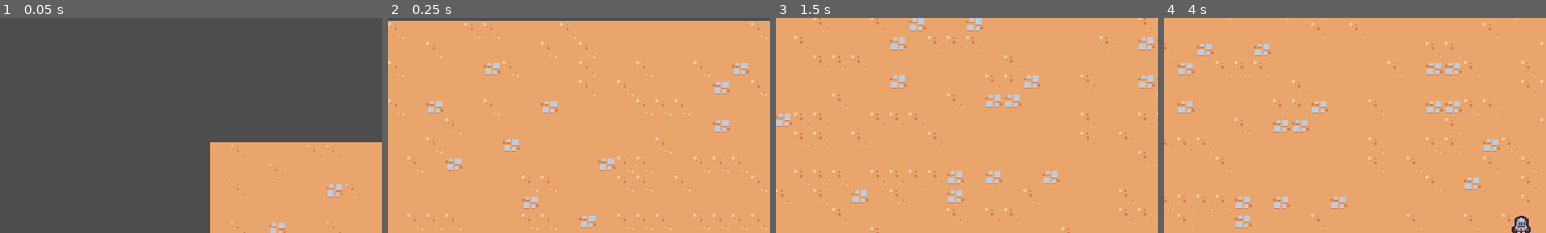
Above: before the commit, frames 1-4 (left to right).
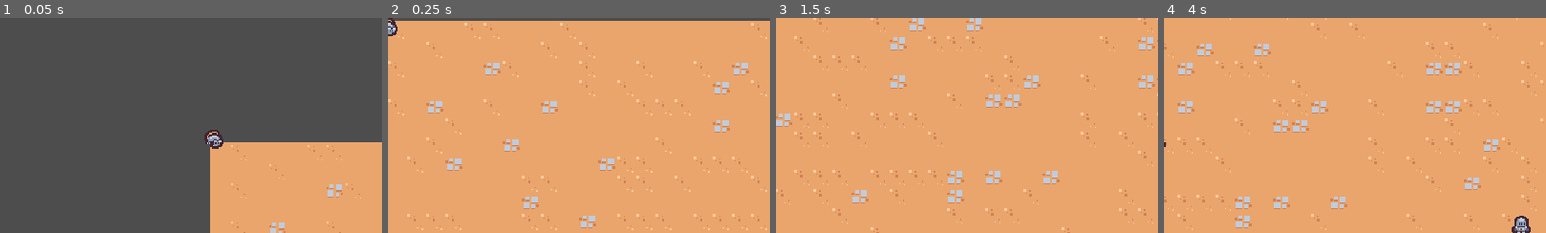
Above: after the commit, the same moments.

Repository: emyasnikov/2d-survivor-course
Game: Godot game, scene res://scenes/main/main.tscn
Two runs of this game, one before a commit and one after it. Both use one fixed random seed, a clock stepped at 60 frames per second and the inputs below.
Inputs:
- Up to frame 1 (0.05 s): no input
- Up to frame 2 (0.25 s): no input
- Up to frame 3 (1.5 s): hold D (move_right) 0.53-1.28 s; hold S (move_down) from 1.28 s (still down)
- Up to frame 4 (4 s): release S (move_down) at 2.03 s; hold D (move_right) 2.03-2.78 s; hold W (move_up) 2.78-3.53 s; hold A (move_left) from 3.53 s (still down)
The pictures show only the part of the screen within x 0-50%, y 0-50%; the shares and areas given below are measured in that part.

The runs differ from the first frame. In frame 1, 0.3% of the frame differs, in the area x 53-59%, y 52-61%; in frame 2, 0.2%; in frame 3, nothing differs; in frame 4, less than 0.1%.

Commit message:
Added basic enemy.

Diff:
--- /dev/null
+++ b/scenes/basic_enemy/basic_enemy.gd
@@ -0,0 +1,25 @@
+extends CharacterBody2D
+
+const MAX_SPEED = 75
+
+
+# Called when the node enters the scene tree for the first time.
+func _ready():
+    pass # Replace with function body.
+
+
+# Called every frame. 'delta' is the elapsed time since the previous frame.
+func _process(delta):
+    var direction = get_direction_to_player()
+
+    velocity = direction * MAX_SPEED
+    move_and_slide()
+
+
+func get_direction_to_player():
+    var player_node = get_tree().get_first_node_in_group("player") as Node2D
+
+    if player_node != null:
+        return (player_node.global_position - global_position).normalized()
+
+    return Vector2.ZERO
--- /dev/null
+++ b/scenes/basic_enemy/basic_enemy.tscn
@@ -0,0 +1,18 @@
+[gd_scene load_steps=4 format=3 uid="uid://cofu5vmxw61ny"]
+
+[ext_resource type="Texture2D" uid="uid://dlaicmp72vpj0" path="res://scenes/basic_enemy/basic_enemy.png" id="1_5f5kx"]
+[ext_resource type="Script" path="res://scenes/basic_enemy/basic_enemy.gd" id="1_k2sut"]
+
+[sub_resource type="CircleShape2D" id="CircleShape2D_hasd6"]
+radius = 5.0
+
+[node name="BasicEnemy" type="CharacterBody2D"]
+script = ExtResource("1_k2sut")
+
+[node name="Sprite2D" type="Sprite2D" parent="."]
+texture = ExtResource("1_5f5kx")
+offset = Vector2(0, -4)
+
+[node name="CollisionShape2D" type="CollisionShape2D" parent="."]
+position = Vector2(0, -5)
+shape = SubResource("CircleShape2D_hasd6")
--- a/scenes/main/main.tscn
+++ b/scenes/main/main.tscn
@@ -1,8 +1,9 @@
-[gd_scene load_steps=4 format=3 uid="uid://bmkihci0xqms6"]
+[gd_scene load_steps=5 format=3 uid="uid://bmkihci0xqms6"]
 
 [ext_resource type="TileSet" uid="uid://bxmsbr4bypq82" path="res://resources/tileset.tres" id="1_t2c00"]
 [ext_resource type="PackedScene" uid="uid://7a461u84owoo" path="res://scenes/player/player.tscn" id="1_tt8dn"]
 [ext_resource type="PackedScene" uid="uid://bxap55b5g3oh7" path="res://scenes/game_camera/game_camera.tscn" id="1_vp82b"]
+[ext_resource type="PackedScene" uid="uid://cofu5vmxw61ny" path="res://scenes/basic_enemy/basic_enemy.tscn" id="4_k8rnk"]
 
 [node name="Main" type="Node"]
 
@@ -15,3 +16,5 @@
 
 [node name="Player" parent="." instance=ExtResource("1_tt8dn")]
 position = Vector2(367, 194)
+
+[node name="BasicEnemy" parent="." instance=ExtResource("4_k8rnk")]
Binary file added: scenes/basic_enemy/basic_enemy.png
Not shown, added: scenes/basic_enemy/basic_enemy.png.import
